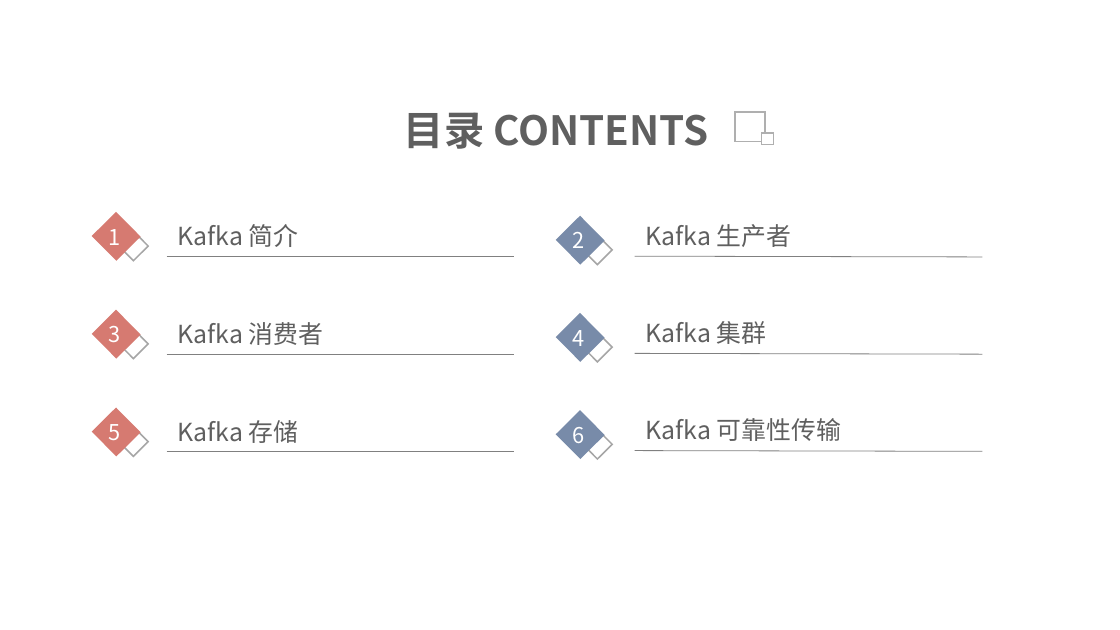
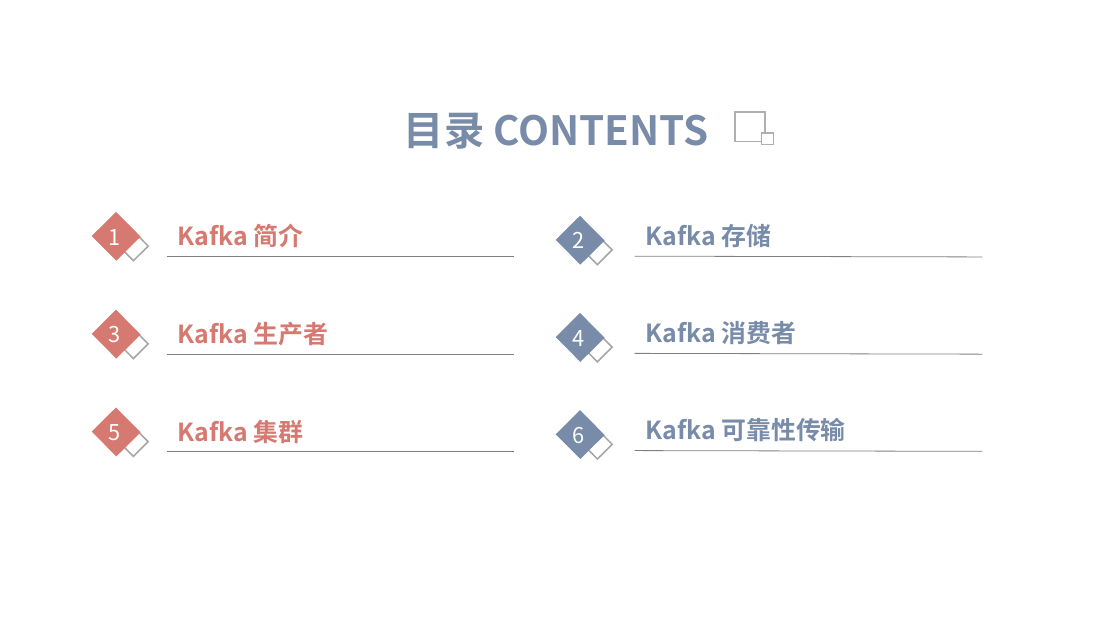
Before and after one commit to dunwu/bigdata-tutorial, a slide deck: slide 2 of assets/kafka/kafka.pptx. Drawn at 1120x630 pixels with LibreOffice and Linux fonts; fonts in the diff are those of the drawing; background and template pictures are left out. Boxes give left, top, right and bottom in pixels: in the first picture for what was removed or moved away, otherwise in the second. Text is boxed around its words. In the diff, an @@ line names an element or a change of style, - is before the commit and + after.

```diff
--- a/assets/kafka/kafka.pptx
+++ b/assets/kafka/kafka.pptx
@@ text "目录 CONTENTS" at <box>404,112,709,149</box>: text colour #5F5F5F to #788BA9 @@
@@ text "Kafka 简介" at <box>178,224,304,247</box>: text colour #5F5F5F to #D67A71, bold on @@
@@ text at <box>646,224,772,247</box>: text changed; text colour #5F5F5F to #788BA9; bold on @@
-Kafka 生产者
+Kafka 存储
@@ text at <box>178,322,328,345</box>: text changed; text colour #5F5F5F to #D67A71; bold on @@
-Kafka 消费者
+Kafka 生产者
@@ text at <box>646,321,796,344</box>: text changed; text colour #5F5F5F to #788BA9; bold on @@
-Kafka 集群
+Kafka 消费者
@@ text "Kafka 可靠性传输" at <box>646,418,846,441</box>: text colour #5F5F5F to #788BA9, bold on @@
@@ text at <box>178,420,304,443</box>: text changed; text colour #5F5F5F to #D67A71; bold on @@
-Kafka 存储
+Kafka 集群
```
Also in this commit, not shown: 15 other slides changed, 7 slides added, 7 slides removed, 5 other files.
